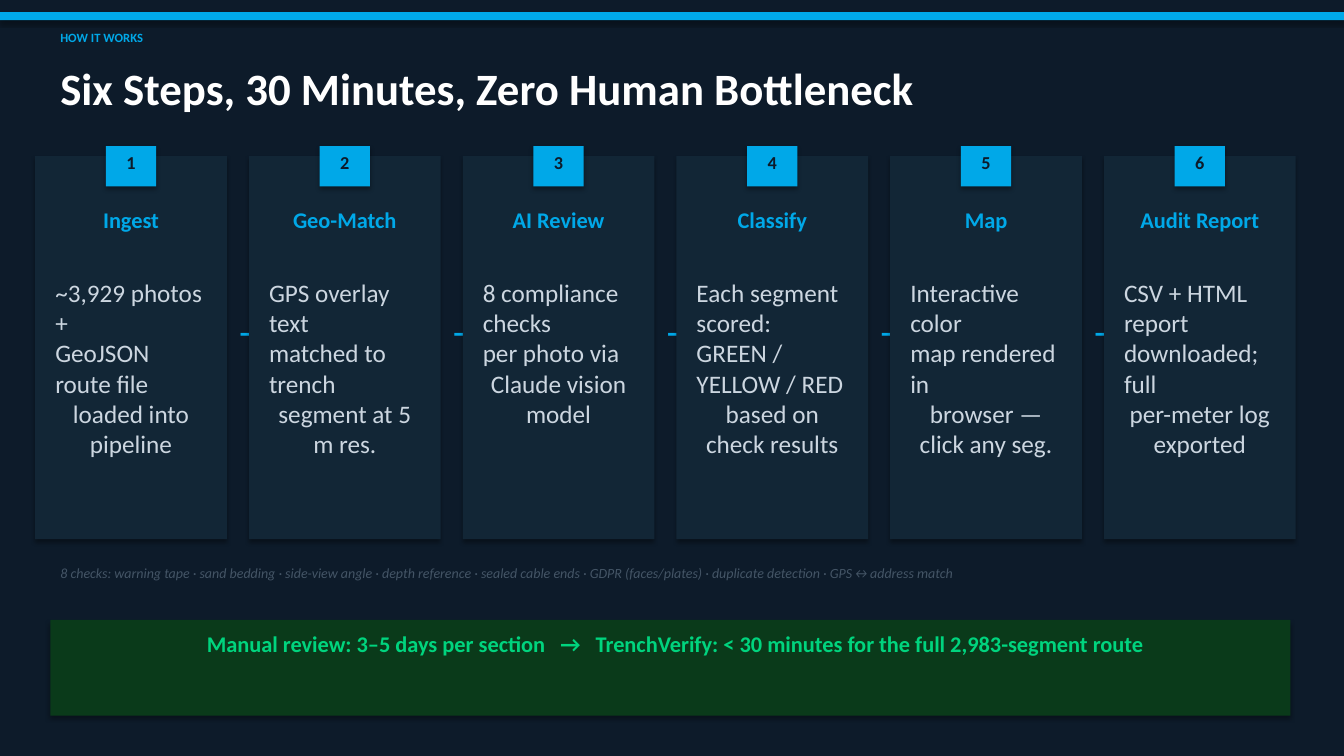
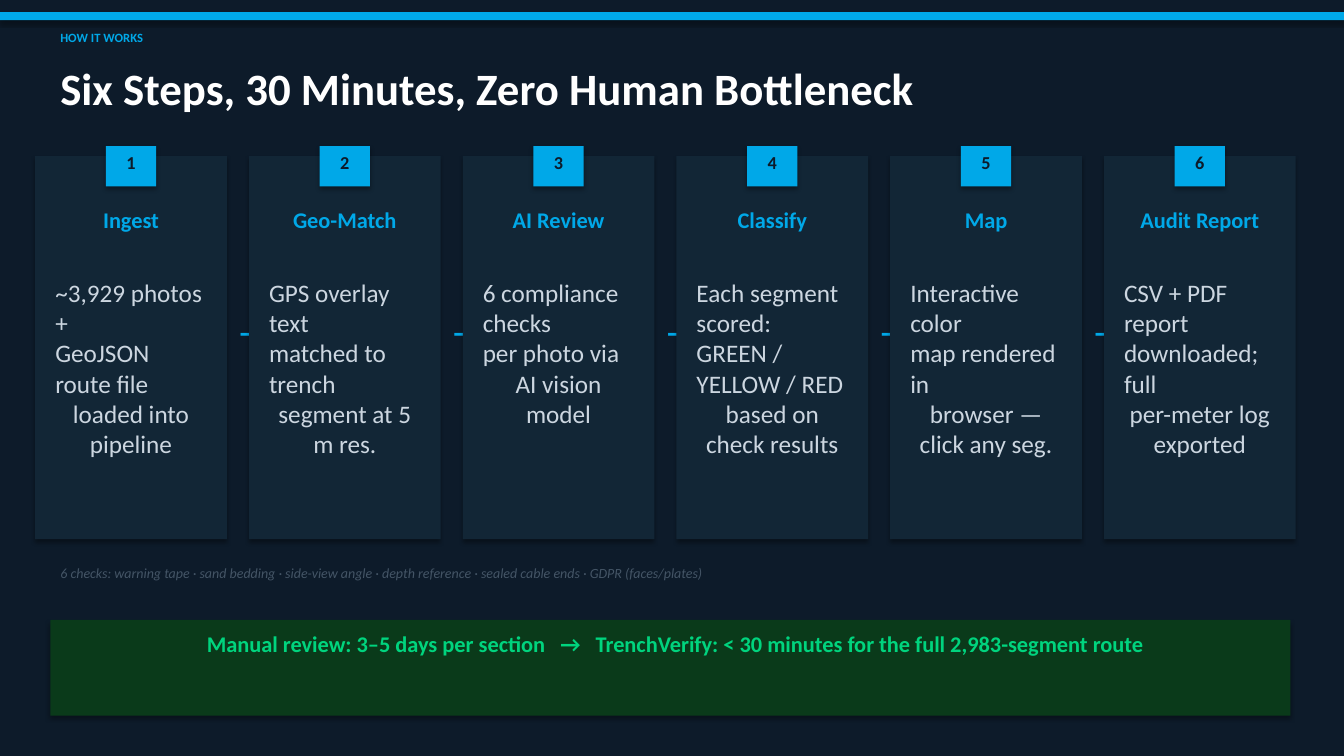
Before and after one commit to PathanAhmad/sightline-vienna-up-2026, a slide deck: slide 5 of APG_TrenchVerify_Pitch.pptx. Drawn at 1344x756 pixels with LibreOffice and Linux fonts; fonts in the diff are those of the drawing. Boxes give left, top, right and bottom in pixels: in the first picture for what was removed or moved away, otherwise in the second. Text is boxed around its words. In the diff, an @@ line names an element or a change of style, - is before the commit and + after.

```diff
--- a/APG_TrenchVerify_Pitch.pptx
+++ b/APG_TrenchVerify_Pitch.pptx
@@ text at bbox=[483, 284, 619, 423]: text changed @@
-8 compliance checks
-per photo via
-Claude vision model
+6 compliance checks
+per photo via
+AI vision model
@@ text at bbox=[1124, 285, 1270, 457]: text changed @@
-CSV + HTML report
-downloaded; full
-per-meter log exported
+CSV + PDF report
+downloaded; full
+per-meter log exported
@@ text at bbox=[60, 568, 702, 580]: text changed @@
-8 checks: warning tape · sand bedding · side-view angle · depth reference · sealed cable ends · GDPR (faces/plates) · duplicate detection · GPS↔address match
+6 checks: warning tape · sand bedding · side-view angle · depth reference · sealed cable ends · GDPR (faces/plates)
```
Also in this commit, not shown: 2 other slides changed, 1 slide removed, 1 other file.
